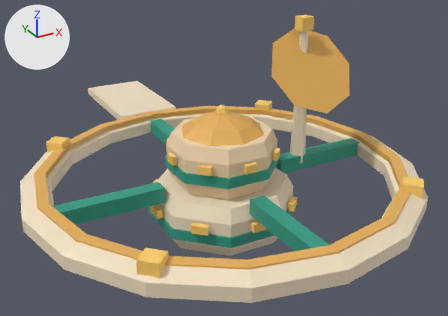
The glTF model game/modules/core/models/station.gltf as it was, and as the next commit left it.
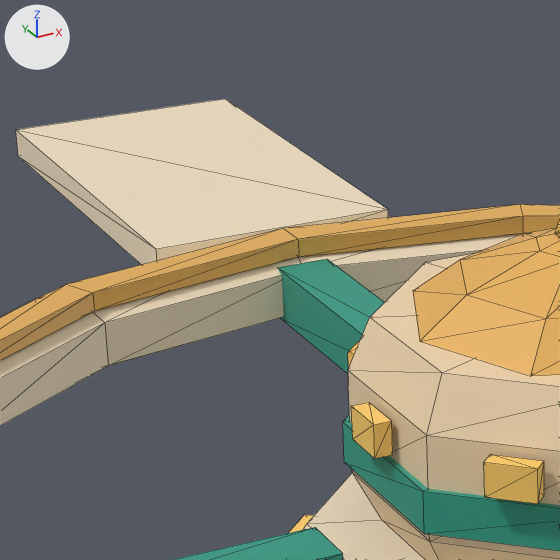
There are two pictures of each version: one whole from a camera (50 mm lens) standing at (-7.41, -13.56, 7.37) and looking at (0.54, 0.88, 0.14), one close up on the part from 19% to 48% of the width and 18% to 60% of the height. Lighting does not change. The marker at upper left points along +X, +Y and +Z. The older version's two pictures come first. The close-ups show mesh edges as thin lines.

The older version as bpy lines, for what is in view:
```python
me_panel = bpy.data.meshes.new('panel')
me_panel.from_pydata(...)  # a box spanning x -0.12..0.12, y 5.0..9.0, z -0.12..0.12; a box spanning x -1.0..1.0, y 5.2..8.8, z 0.08..0.32
me_panel.materials.append(mat_defaultmaterial_002)
me_spoked_ring = bpy.data.meshes.new('spoked_ring')
me_spoked_ring.from_pydata(...)  # 224 vertices, 416 faces; spans x -5.39..5.39, y -5.39..5.39, z -0.35..0.56
me_spoked_ring.materials.append(mat_defaultmaterial)
me_tiers = bpy.data.meshes.new('tiers')
me_tiers.from_pydata(...)  # 270 vertices, 456 faces; spans x -2.06..2.06, y -2.06..2.06, z -1.4..2.11
me_tiers.materials.append(mat_defaultmaterial_001)
ob_panel = bpy.data.objects.new('panel', me_panel)
ob_panel.location = (0.0, 0.0, 0.0)
ob_spoked_ring = bpy.data.objects.new('spoked_ring', me_spoked_ring)
ob_spoked_ring.location = (0.0, 0.0, 0.0)
ob_tiers = bpy.data.objects.new('tiers', me_tiers)
ob_tiers.location = (0.0, 0.0, 0.0)
```
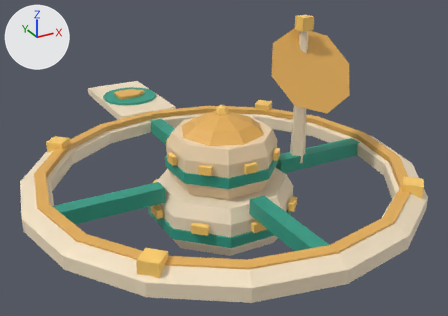
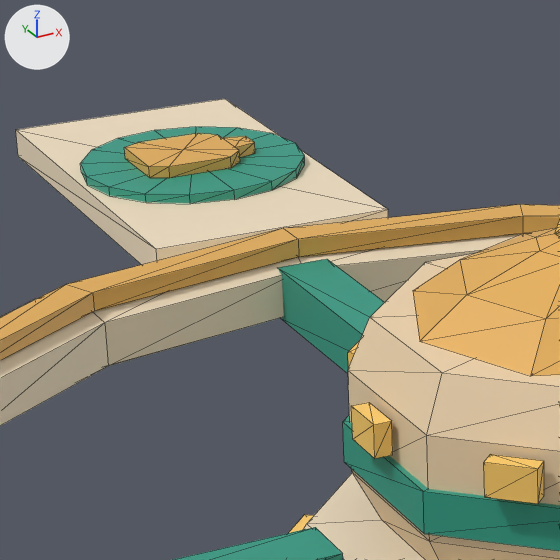
Where the change shows, as pixel boxes (x1, y1, x2, y2) in the close-ups (560 x 560 px):
```json
{"object": "mark", "change": "added", "after": [80, 127, 305, 203], "on screen": "green"}
{"object": "mark_lantern", "change": "added", "after": [124, 133, 240, 178], "on screen": "orange"}
{"object": "mark_cap", "change": "added", "after": [223, 136, 255, 157]}
```

Edits to the scene script, one JSON object a line:
```json
{"op": "add", "block": "mat_defaultmaterial_006", "code": ["mat_defaultmaterial_006 = bpy.data.materials.new('DefaultMaterial.006')", "mat_defaultmaterial_006.use_nodes = True; mat_defaultmaterial_006.node_tree.nodes.clear()", "_N = mat_defaultmaterial_006.node_tree.nodes; _L = mat_defaultmaterial_006.node_tree.links", "n0 = _N.new('ShaderNodeOutputMaterial'); n0.name = 'Material Output'", "n1 = _N.new('ShaderNodeBsdfPrincipled'); n1.name = 'Principled BSDF'", "n2 = _N.new('ShaderNodeVertexColor'); n2.name = 'Color Attribute'", "_L.new(n1.outputs[0], n0.inputs[0])  # 'BSDF' to 'Surface'", "_L.new(n2.outputs[0], n1.inputs[0])  # 'Color' to 'Base Color'"]}
{"op": "add", "block": "mat_defaultmaterial_005", "code": ["mat_defaultmaterial_005 = bpy.data.materials.new('DefaultMaterial.005')", "mat_defaultmaterial_005.use_nodes = True; mat_defaultmaterial_005.node_tree.nodes.clear()", "_N = mat_defaultmaterial_005.node_tree.nodes; _L = mat_defaultmaterial_005.node_tree.links", "n0 = _N.new('ShaderNodeOutputMaterial'); n0.name = 'Material Output'", "n1 = _N.new('ShaderNodeBsdfPrincipled'); n1.name = 'Principled BSDF'", "n2 = _N.new('ShaderNodeVertexColor'); n2.name = 'Color Attribute'", "_L.new(n1.outputs[0], n0.inputs[0])  # 'BSDF' to 'Surface'", "_L.new(n2.outputs[0], n1.inputs[0])  # 'Color' to 'Base Color'"]}
{"op": "add", "block": "mat_defaultmaterial_004", "code": ["mat_defaultmaterial_004 = bpy.data.materials.new('DefaultMaterial.004')", "mat_defaultmaterial_004.use_nodes = True; mat_defaultmaterial_004.node_tree.nodes.clear()", "_N = mat_defaultmaterial_004.node_tree.nodes; _L = mat_defaultmaterial_004.node_tree.links", "n0 = _N.new('ShaderNodeOutputMaterial'); n0.name = 'Material Output'", "n1 = _N.new('ShaderNodeBsdfPrincipled'); n1.name = 'Principled BSDF'", "n2 = _N.new('ShaderNodeVertexColor'); n2.name = 'Color Attribute'", "_L.new(n1.outputs[0], n0.inputs[0])  # 'BSDF' to 'Surface'", "_L.new(n2.outputs[0], n1.inputs[0])  # 'Color' to 'Base Color'"]}
{"op": "add", "block": "me_mark_cap", "code": ["me_mark_cap = bpy.data.meshes.new('mark_cap')", "me_mark_cap.from_pydata(...)  # 10 vertices, 16 faces; spans x 0.33..0.53, y 6.84..7.16, z 0.4..0.5", "me_mark_cap.materials.append(mat_defaultmaterial_006)"]}
{"op": "add", "block": "me_mark_lantern", "code": ["me_mark_lantern = bpy.data.meshes.new('mark_lantern')", "me_mark_lantern.from_pydata(...)  # 18 vertices, 32 faces; spans x -0.5..0.33, y 6.62..7.38, z 0.4..0.5", "me_mark_lantern.materials.append(mat_defaultmaterial_005)"]}
{"op": "add", "block": "me_mark", "code": ["me_mark = bpy.data.meshes.new('mark')", "me_mark.from_pydata(...)  # a 16-sided cylinder along z spanning x -0.95..0.95, y 6.05..7.95, z 0.32..0.4", "me_mark.materials.append(mat_defaultmaterial_004)"]}
{"op": "add", "block": "ob_mark_cap", "code": ["ob_mark_cap = bpy.data.objects.new('mark_cap', me_mark_cap)", "ob_mark_cap.location = (0.0, 0.0, 0.0)"]}
{"op": "add", "block": "ob_mark_lantern", "code": ["ob_mark_lantern = bpy.data.objects.new('mark_lantern', me_mark_lantern)", "ob_mark_lantern.location = (0.0, 0.0, 0.0)"]}
{"op": "add", "block": "ob_mark", "code": ["ob_mark = bpy.data.objects.new('mark', me_mark)", "ob_mark.location = (0.0, 0.0, 0.0)"]}
```
